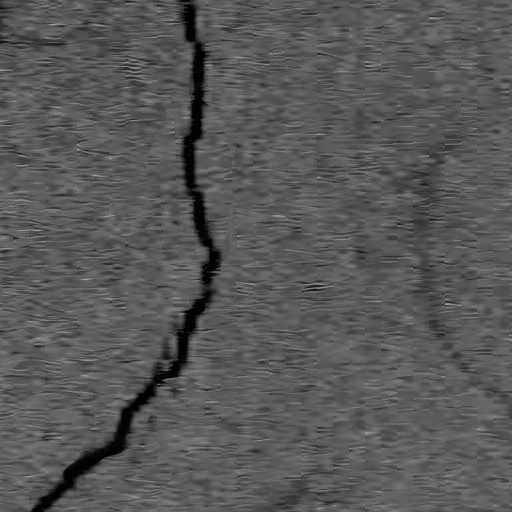
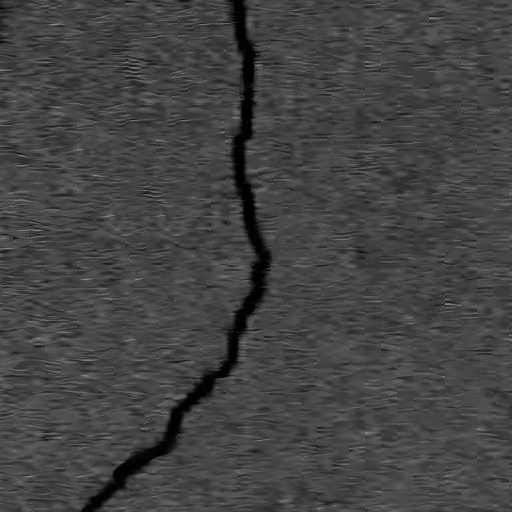
The second 512px x 512px image is a revision of the first. Changes to its layers:
removed group "Group 1" (3 layers) over [0,0,512,512]
removed layer "Layer 2" (in "Group 1") from group "Group 1" over [40,387,197,503]
removed layer "Layer 3" from group "Group 1" over [113,93,270,270]
renamed "Layer 1 copy" to "Layer 2", moved it out of group "Group 1", painted on it over [0,0,512,512]
painted on "Layer 1" over [0,0,512,512]
